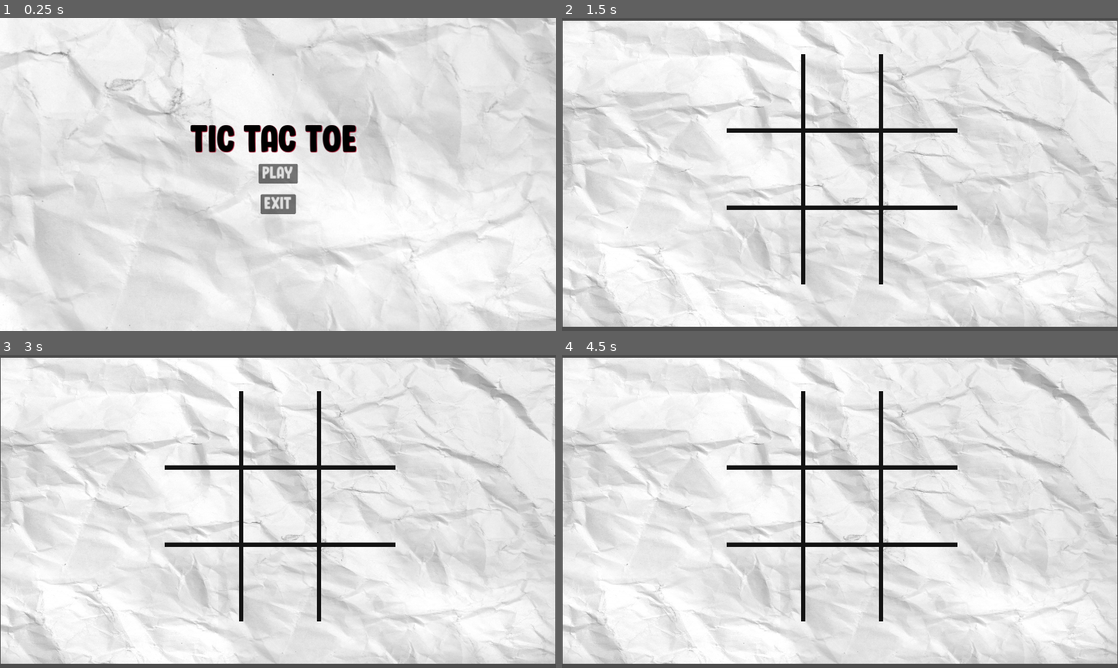
Above: before the commit, frames 1-4 (two rows, left to right).
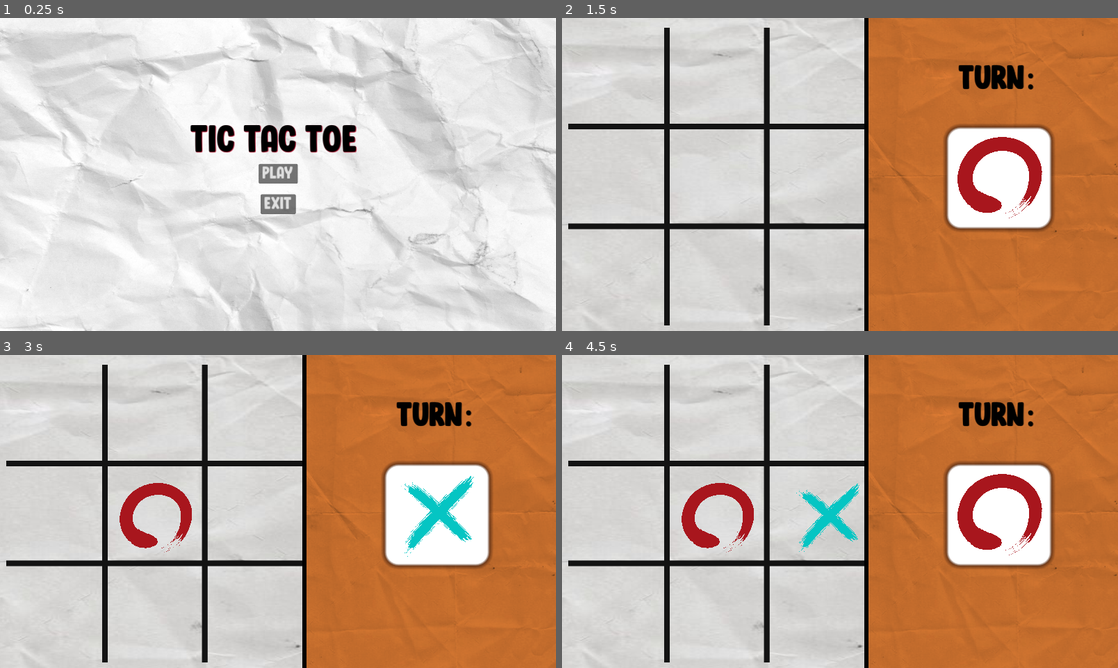
Above: after the commit, the same moments.

Repository: SomeRic001/TicTacToeGodot
Game: Godot game, scene res://Scenes/main_menu.tscn
The game is run twice, just before and just after one commit, with the same random seed, the same clock (stepped at 60 frames per second) and the same inputs.
Inputs (mouse positions are in pixels of both pictures, inside the frame that each line leads up to):
- Up to frame 1 (0.25 s): no input
- Up to frame 2 (1.5 s): click "PLAY" at 0.5 s; click "2 PLAYERS" at 1.25 s
- Up to frame 3 (3 s): tap Enter at 2 s; move the mouse to (400, 495) at 2.02 s; click (400, 495) at 2.17 s; tap Space at 2.75 s; move the mouse to (166, 527) at 2.77 s; click (166, 527) at 2.92 s
- Up to frame 4 (4.5 s): tap Enter at 3.5 s; move the mouse to (895, 442) at 3.52 s; click (895, 442) at 3.67 s; tap Space at 4.25 s; move the mouse to (812, 574) at 4.27 s; click (812, 574) at 4.42 s

The runs differ from the first frame. In frame 1, 19% of the frame differs, in the area x 0-100%, y 0-100%; in frame 2, 72%; in frame 3, 73%; in frame 4, 73%.

Commit message:
Finalized 2 player

Diff:
--- /dev/null
+++ b/Scenes/Gameover.gdshader
@@ -0,0 +1,13 @@
+shader_type canvas_item;
+
+uniform sampler2D screen_texture:hint_screen_texture,filter_linear_mipmap;
+uniform float amount: hint_range(0.0,5.0);
+void fragment() {
+	vec4 color = textureLod(screen_texture,SCREEN_UV,amount);
+	COLOR = color;
+}
+
+//void light() {
+	// Called for every pixel for every light affecting the CanvasItem.
+	// Uncomment to replace the default light processing function with this one.
+//}
--- /dev/null
+++ b/Scenes/circle.tscn
@@ -0,0 +1,8 @@
+[gd_scene load_steps=2 format=3 uid="uid://b31ye2rsr2qep"]
+
+[ext_resource type="Texture2D" uid="uid://3f34pkan1a4k" path="res://Assets/newcircl.png" id="1_baigb"]
+
+[node name="circle" type="Sprite2D"]
+position = Vector2(1, 0)
+scale = Vector2(0.5, 0.5)
+texture = ExtResource("1_baigb")
--- /dev/null
+++ b/Scenes/game_over.tscn
@@ -0,0 +1,89 @@
+[gd_scene load_steps=12 format=3 uid="uid://cabd2gaanhaal"]
+
+[ext_resource type="Script" path="res://game_over.gd" id="1_q24n1"]
+[ext_resource type="Shader" path="res://Scenes/Gameover.gdshader" id="2_dnoyn"]
+[ext_resource type="FontFile" uid="uid://krq3b0a7og5o" path="res://Assets/Wonder Boys - Personal Use.ttf" id="3_hj4gn"]
+[ext_resource type="Texture2D" uid="uid://du4100qxn36x5" path="res://Assets/smal.png" id="4_4g8f2"]
+[ext_resource type="Texture2D" uid="uid://bimv0m27uju28" path="res://Assets/Poster Texture.jpg" id="5_uqbmj"]
+[ext_resource type="Texture2D" uid="uid://jsptrc4nrbsx" path="res://Assets/smallcros.png" id="6_scu4c"]
+
+[sub_resource type="StyleBoxFlat" id="StyleBoxFlat_surgb"]
+bg_color = Color(0.00968102, 0.815354, 0.837595, 1)
+border_width_left = 1
+border_width_top = 1
+border_width_right = 1
+border_width_bottom = 1
+border_color = Color(0.990318, 0.658941, 0.406009, 1)
+corner_radius_top_left = 5
+corner_radius_top_right = 5
+corner_radius_bottom_right = 5
+corner_radius_bottom_left = 5
+
+[sub_resource type="ShaderMaterial" id="ShaderMaterial_g0n2s"]
+shader = ExtResource("2_dnoyn")
+shader_parameter/amount = 0.0
+
+[sub_resource type="StyleBoxFlat" id="StyleBoxFlat_b6uof"]
+
+[sub_resource type="StyleBoxTexture" id="StyleBoxTexture_vysof"]
+texture = ExtResource("5_uqbmj")
+modulate_color = Color(0.3317, 0.802197, 4.23551e-06, 1)
+
+[sub_resource type="StyleBoxTexture" id="StyleBoxTexture_hbuyp"]
+texture = ExtResource("5_uqbmj")
+modulate_color = Color(0.870021, 0.232049, 0.209778, 1)
+
+[node name="GameOver" type="CanvasLayer"]
+script = ExtResource("1_q24n1")
+
+[node name="bg panel" type="Panel" parent="."]
+offset_left = 417.0
+offset_top = 229.0
+offset_right = 460.0
+offset_bottom = 273.0
+scale = Vector2(7.64214, 5.8205)
+theme_override_styles/panel = SubResource("StyleBoxFlat_surgb")
+
+[node name="ColorRect2" type="ColorRect" parent="."]
+material = SubResource("ShaderMaterial_g0n2s")
+offset_left = 460.0
+offset_top = 409.238
+offset_right = 698.0
+offset_bottom = 409.238
+metadata/_edit_lock_ = true
+
+[node name="MarginContainer" type="MarginContainer" parent="."]
+offset_left = 462.0
+offset_top = 284.0
+offset_right = 700.0
+offset_bottom = 444.0
+scale = Vector2(0.955629, 0.946576)
+
+[node name="VBoxContainer" type="VBoxContainer" parent="MarginContainer"]
+layout_mode = 2
+
+[node name="Label" type="Label" parent="MarginContainer/VBoxContainer"]
+layout_mode = 2
+theme_override_colors/font_color = Color(0, 0, 0, 1)
+theme_override_fonts/font = ExtResource("3_hj4gn")
+theme_override_font_sizes/font_size = 50
+
+[node name="play" type="Button" parent="MarginContainer/VBoxContainer"]
+layout_mode = 2
+theme_override_fonts/font = ExtResource("3_hj4gn")
+theme_override_font_sizes/font_size = 30
+theme_override_icons/icon = ExtResource("4_4g8f2")
+theme_override_styles/focus = SubResource("StyleBoxFlat_b6uof")
+theme_override_styles/hover = SubResource("StyleBoxTexture_vysof")
+text = "Play again"
+
+[node name="menu" type="Button" parent="MarginContainer/VBoxContainer"]
+layout_mode = 2
+theme_override_fonts/font = ExtResource("3_hj4gn")
+theme_override_font_sizes/font_size = 30
+theme_override_icons/icon = ExtResource("6_scu4c")
+theme_override_styles/hover = SubResource("StyleBoxTexture_hbuyp")
+text = "Menu"
+
+[connection signal="pressed" from="MarginContainer/VBoxContainer/play" to="." method="_on_play_pressed"]
+[connection signal="pressed" from="MarginContainer/VBoxContainer/menu" to="." method="_on_menu_pressed"]
--- a/Scenes/main_menu.tscn
+++ b/Scenes/main_menu.tscn
@@ -8,9 +8,9 @@
 script = ExtResource("1_bvrx5")
 
 [node name="Sprite2D" type="Sprite2D" parent="."]
-position = Vector2(205, 21)
+position = Vector2(834, 351)
+scale = Vector2(1.01178, 0.9054)
 texture = ExtResource("1_ideva")
-metadata/_edit_lock_ = true
 
 [node name="TicText" type="MarginContainer" parent="."]
 anchors_preset = 8
--- a/Scenes/tic_tac_toe.gd
+++ b/Scenes/tic_tac_toe.gd
@@ -1,37 +1,103 @@
 extends Node2D
 
+@export var circle_scn: PackedScene
+@export var cross_scn:PackedScene
+
+var moves:int
 var player : int
+var player_panel_pos:Vector2i
 var grid_data :Array
 var grid_pos: Vector2i
 var board_size_x : int
 var board_size_y: int
 var cell_size:int
+var r_sum: int
+var c_sum:int
+var d1_sum:int
+var d2_sum: int
 func _ready():
 	board_size_x = $Gameplay.texture.get_width()
 	print (board_size_x)
 	board_size_y = $Gameplay.texture.get_height()
 	print (board_size_y)
 	cell_size = board_size_x/3
+	player_panel_pos = $UI/Turn.get_position()
+	print(player_panel_pos)
 	game()
+	$UI/panelcross.hide()
+	$UI/panelcir.show()
 
-func _process(delta):
+func _process(_delta):
 	pass
 
 func _input(event):
 	if event is InputEventMouseButton:
 		if event.button_index ==MOUSE_BUTTON_LEFT and event.pressed:
-			if event.position.x < board_size_x+100 and event.position.x >= 330 and event.position.y < board_size_y-130 and event.position.y >=100:
+			print(event.position)
+			if event.position.x <board_size_x and event.position.y < board_size_y :
 				#convert mouse to grid
 				grid_pos = Vector2i(event.position/cell_size)
-				if grid_data [grid_pos.x-1][grid_pos.y] == 0:
-					grid_data [grid_pos.x-1][grid_pos.y] = player
-					player+=1
+				print(grid_pos)
+				if grid_data [grid_pos.x][grid_pos.y] == 0:
+					moves+=1
+					grid_data [grid_pos.x][grid_pos.y] = player
+					var marker_pos = (grid_pos*cell_size)+ Vector2i(cell_size/2,cell_size/2)-Vector2i(20,2)
+					marker(player,marker_pos)
+					if check_win()==1:
+						$GameOver.get_node("MarginContainer/VBoxContainer/Label").text = "Player 1 Wins!"
+						$GameOver.show()
+						$UI/panelcross.hide()
+						$UI/panelcir.hide()
+					elif check_win()==-1:
+						$GameOver.get_node("MarginContainer/VBoxContainer/Label").text = "Player 2 Wins!"
+						$GameOver.show()
+						$UI/panelcross.hide()
+						$UI/panelcir.hide()
+					elif moves==9:
+						get_tree().paused = true
+						$GameOver.get_node("MarginContainer/VBoxContainer/Label").text = "Its a Draw!"
+						$GameOver.show()
+						$UI/panelcross.hide()
+						$UI/panelcir.hide()
 					print(grid_data)
+					player*=-1
 
 func game():
+	$GameOver.hide()
 	player = 1
+	moves = 0
 	grid_data =[
 			[0,0,0]
 			,[0,0,0]
 			,[0,0,0]
 			]
+	marker(player,player_panel_pos + Vector2i(cell_size/2, cell_size/2))
+
+func marker(player,position):
+	#create marker as a child
+	if player==1:
+		var circle = circle_scn.instantiate()
+		circle.position =position
+		circle.scale=Vector2(0.06,0.06)
+		add_child(circle)
+		$UI/panelcross.show()
+		$UI/panelcir.hide()
+
+	else:
+		var cross = cross_scn.instantiate()
+		cross.position = position
+		cross.scale = Vector2(0.07,0.07)
+		add_child(cross)
+		$UI/panelcross.hide()
+		$UI/panelcir.show()
+
+func check_win():
+	for i in len(grid_data):
+		r_sum = grid_data[i][0] + grid_data[i][1]+grid_data[i][2]
+		c_sum = grid_data[0][i] + grid_data[1][i]+grid_data[2][i]
+		d1_sum = grid_data[0][0]+grid_data[1][1]+grid_data[2][2]
+		d2_sum = grid_data[2][0]+grid_data[1][1]+grid_data[0][2]
+		if r_sum ==3 or c_sum==3 or d1_sum ==3 or d2_sum ==3:
+			return 1
+		elif r_sum ==-3 or c_sum==-3 or d1_sum==-3 or d2_sum==-3:
+			return -1
--- a/Scenes/tic_tac_toe.tscn
+++ b/Scenes/tic_tac_toe.tscn
@@ -1,18 +1,31 @@
-[gd_scene load_steps=4 format=3 uid="uid://15nqe3qlkajo"]
+[gd_scene load_steps=8 format=3 uid="uid://15nqe3qlkajo"]
 
 [ext_resource type="Script" path="res://Scenes/tic_tac_toe.gd" id="1_6o6p0"]
-[ext_resource type="Texture2D" uid="uid://v8k4kjoexu0r" path="res://Assets/white-paper-texture.jpg" id="1_24ra2"]
+[ext_resource type="PackedScene" uid="uid://b31ye2rsr2qep" path="res://Scenes/circle.tscn" id="2_clcwd"]
+[ext_resource type="PackedScene" uid="uid://dkvutju2g47ic" path="res://cross.tscn" id="3_ctmmx"]
 [ext_resource type="PackedScene" uid="uid://d3c6cgaru4h1i" path="res://gameplay.tscn" id="3_krx57"]
+[ext_resource type="Texture2D" uid="uid://bimv0m27uju28" path="res://Assets/Poster Texture.jpg" id="4_lg5q2"]
+[ext_resource type="PackedScene" uid="uid://bl7ll6rn6ywvm" path="res://Scenes/ui.tscn" id="5_25fln"]
+[ext_resource type="PackedScene" uid="uid://cabd2gaanhaal" path="res://Scenes/game_over.tscn" id="7_twqcb"]
 
 [node name="TicTacToe" type="Node2D"]
 position = Vector2(1, 0)
 script = ExtResource("1_6o6p0")
+circle_scn = ExtResource("2_clcwd")
+cross_scn = ExtResource("3_ctmmx")
 
 [node name="background" type="Sprite2D" parent="."]
-position = Vector2(575, 322)
-scale = Vector2(0.574, 0.475244)
-texture = ExtResource("1_24ra2")
-
-[node name="UI" type="CanvasLayer" parent="."]
+position = Vector2(444, 510)
+scale = Vector2(2.53743, 1.52901)
+texture = ExtResource("4_lg5q2")
 
 [node name="Gameplay" parent="." instance=ExtResource("3_krx57")]
+position = Vector2(319.3, 328.25)
+scale = Vector2(0.9, 0.9)
+
+[node name="UI" parent="." instance=ExtResource("5_25fln")]
+
+[node name="GameOver" parent="." instance=ExtResource("7_twqcb")]
+process_mode = 3
+scale = Vector2(1.00155, 0.992233)
+transform = Transform2D(1.00155, 0, 0, 0.992233, 0, 0)
--- /dev/null
+++ b/Scenes/ui.tscn
@@ -0,0 +1,80 @@
+[gd_scene load_steps=8 format=3 uid="uid://bl7ll6rn6ywvm"]
+
+[ext_resource type="Texture2D" uid="uid://bimv0m27uju28" path="res://Assets/Poster Texture.jpg" id="1_jg6xw"]
+[ext_resource type="FontFile" uid="uid://krq3b0a7og5o" path="res://Assets/Wonder Boys - Personal Use.ttf" id="2_ga53y"]
+[ext_resource type="Texture2D" uid="uid://3f34pkan1a4k" path="res://Assets/newcircl.png" id="3_1b7qw"]
+[ext_resource type="Texture2D" uid="uid://ddr7j7qdulof4" path="res://Assets/cyan cross.png" id="4_axyfe"]
+
+[sub_resource type="StyleBoxFlat" id="StyleBoxFlat_dgeha"]
+bg_color = Color(0, 0, 0, 1)
+
+[sub_resource type="StyleBoxTexture" id="StyleBoxTexture_ev262"]
+texture = ExtResource("1_jg6xw")
+modulate_color = Color(0.913953, 0.509595, 0.212032, 1)
+
+[sub_resource type="StyleBoxFlat" id="StyleBoxFlat_qmv2d"]
+bg_color = Color(1, 1, 1, 1)
+corner_radius_top_left = 5
+corner_radius_top_right = 5
+corner_radius_bottom_right = 5
+corner_radius_bottom_left = 5
+shadow_color = Color(0.0869456, 0.0164283, 0.0148217, 0.6)
+shadow_size = 2
+
+[node name="UI" type="CanvasLayer"]
+
+[node name="Panel2" type="Panel" parent="."]
+offset_left = 627.0
+offset_top = -58.0
+offset_right = 667.0
+offset_bottom = -18.0
+scale = Vector2(15.7783, 20.7848)
+theme_override_styles/panel = SubResource("StyleBoxFlat_dgeha")
+
+[node name="Panel" type="Panel" parent="."]
+offset_left = 635.0
+offset_top = -35.0
+offset_right = 675.0
+offset_bottom = 5.0
+scale = Vector2(15.7783, 20.7848)
+theme_override_styles/panel = SubResource("StyleBoxTexture_ev262")
+
+[node name="MarginContainer" type="MarginContainer" parent="."]
+anchors_preset = 8
+anchor_left = 0.5
+anchor_top = 0.5
+anchor_right = 0.5
+anchor_bottom = 0.5
+offset_left = 250.0
+offset_top = -246.0
+offset_right = 402.0
+offset_bottom = -152.0
+grow_horizontal = 2
+grow_vertical = 2
+
+[node name="Label" type="Label" parent="MarginContainer"]
+layout_mode = 2
+theme_override_colors/font_color = Color(0, 0, 0, 1)
+theme_override_colors/font_shadow_color = Color(0, 0, 0, 1)
+theme_override_colors/font_outline_color = Color(0.0911295, 0.792181, 0.910387, 1)
+theme_override_fonts/font = ExtResource("2_ga53y")
+theme_override_font_sizes/font_size = 70
+text = "TURN:"
+
+[node name="Turn" type="Panel" parent="."]
+offset_left = 799.0
+offset_top = 228.0
+offset_right = 839.0
+offset_bottom = 268.0
+scale = Vector2(5.33117, 5.16197)
+theme_override_styles/panel = SubResource("StyleBoxFlat_qmv2d")
+
+[node name="panelcir" type="Sprite2D" parent="."]
+position = Vector2(907, 334)
+scale = Vector2(0.07, 0.07)
+texture = ExtResource("3_1b7qw")
+
+[node name="panelcross" type="Sprite2D" parent="."]
+position = Vector2(906, 334)
+scale = Vector2(0.08, 0.08)
+texture = ExtResource("4_axyfe")
--- /dev/null
+++ b/cross.tscn
@@ -0,0 +1,6 @@
+[gd_scene load_steps=2 format=3 uid="uid://dkvutju2g47ic"]
+
+[ext_resource type="Texture2D" uid="uid://ddr7j7qdulof4" path="res://Assets/cyan cross.png" id="1_aj1a7"]
+
+[node name="Cross" type="Sprite2D"]
+texture = ExtResource("1_aj1a7")
--- /dev/null
+++ b/game_over.gd
@@ -0,0 +1,10 @@
+extends CanvasLayer
+
+
+func _on_play_pressed():
+	get_tree().change_scene_to_file("res://Scenes/tic_tac_toe.tscn")
+
+
+
+func _on_menu_pressed():
+	get_tree().change_scene_to_file("res://Scenes/main_menu.tscn")
Binary file added: Assets/Blue.png
Not shown, added: Assets/Blue.png.import
Binary file added: Assets/Poster Texture.jpg
Not shown, added: Assets/Poster Texture.jpg.import
Binary file added: Assets/cyan cross.png
Not shown, added: Assets/cyan cross.png.import
Binary file added: Assets/green cross society.png
Not shown, added: Assets/green cross society.png.import
Binary file added: Assets/newcircl.png
Not shown, added: Assets/newcircl.png.import
Binary file added: Assets/red.png
Not shown, added: Assets/red.png.import
(and 6 more such lines)
